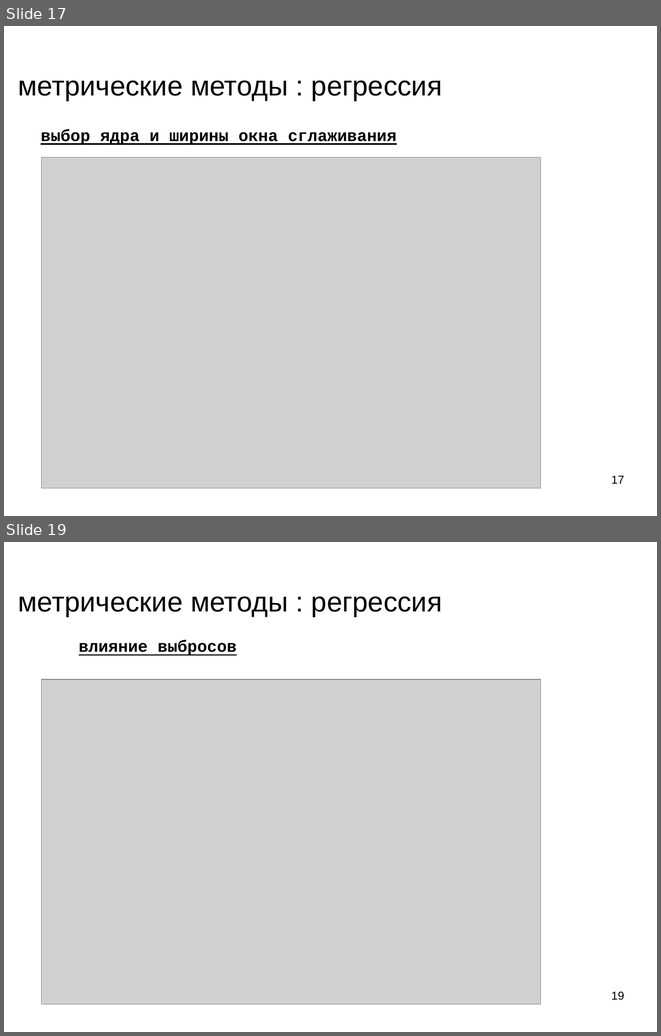
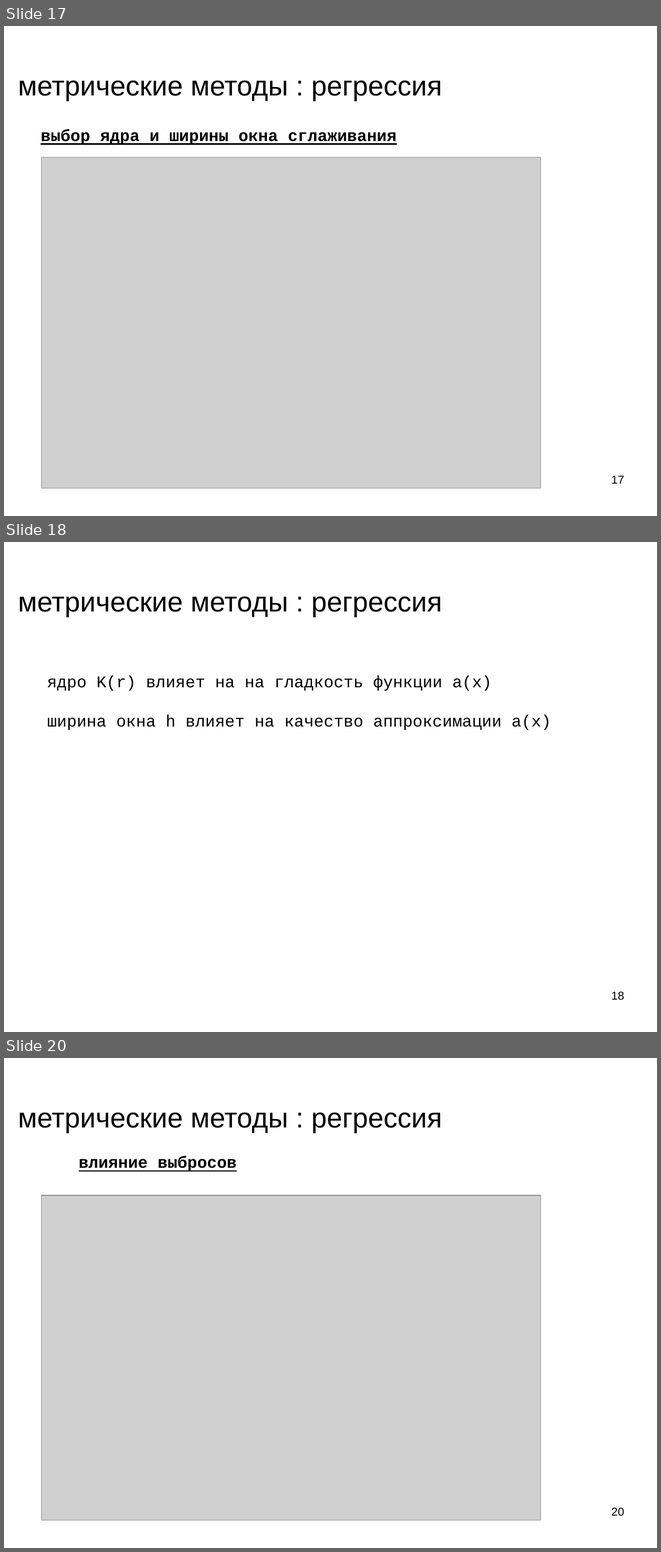
Before and after one commit to mechanoid5/ml_lectorium_legacy, a slide deck: 05-regression-metric.odp. Shown one above the other, each under a label of ours: slides 17 and 19 before the commit, slides 17, 18 and 20 after it; the slides between them are not shown. The pictures are 661x1036 and 661x1552 pixels, drawn with LibreOffice and Linux fonts; fonts in the diff are those of the drawing; grey boxes stand for pictures; background and template pictures are left out. Boxes give left, top, right and bottom in pixels: in the first picture for what was removed or moved away, otherwise in the second. Text is boxed around its words. In the diff, an @@ line names an element or a change of style, - is before the commit and + after.

```diff
--- a/05-regression-metric.odp
+++ b/05-regression-metric.odp
@@ slide 18 added at box(4, 542, 657, 1032), background picture (left out) @@
@@ title added at box(18, 596, 442, 617), 33.9 pt, text #000000 @@
+метрические методы : регрессия
@@ text added at box(47, 675, 551, 730), 20 pt, text #000000 @@
+ядро K(r) влияет на на гладкость функции a(x)
+ширина окна h влияет на качество аппроксимации a(x)
@@ page number added at box(611, 991, 624, 1000), 14 pt, text #000000 @@
+18
@@ what was slide 19 is now slide 20 @@
@@ page number at box(611, 1507, 624, 1516): text changed @@
-19
+20
```
Also in this commit, not shown: 9 slides changed, 1 other slide added.
